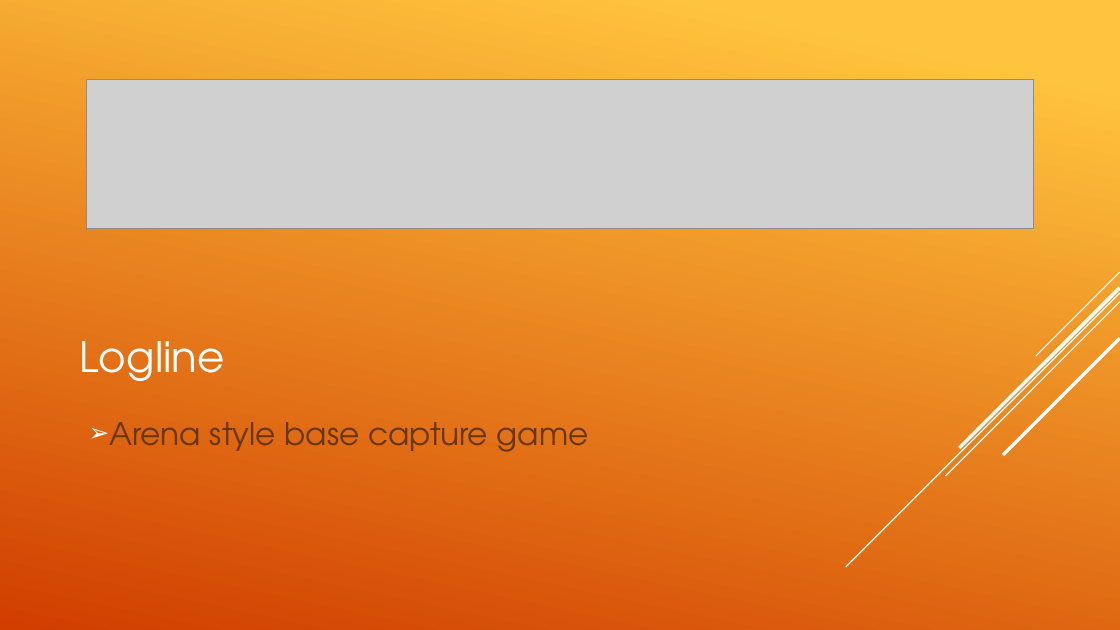
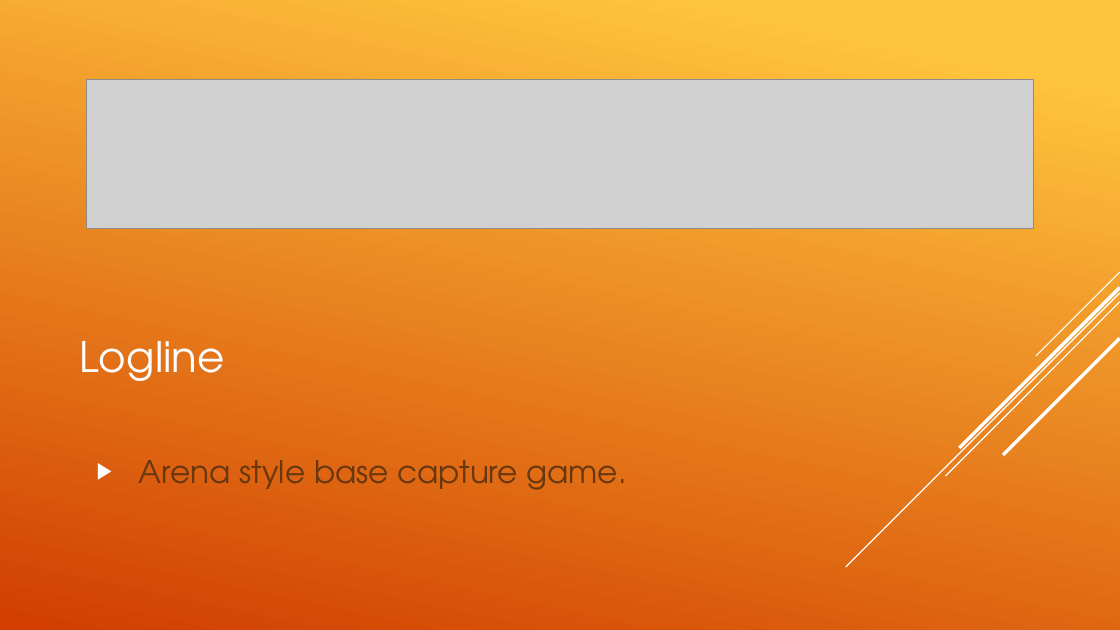
Before and after one commit to UoSGamesGroups/second-semester-s2-level-4-5-group-1, a slide deck: slide 2 of Presentations/Group 1- Presentation 3.pptx. Drawn at 1120x630 pixels with LibreOffice and Linux fonts; fonts in the diff are those of the drawing; grey boxes stand for pictures. Boxes give left, top, right and bottom in pixels: in the first picture for what was removed or moved away, otherwise in the second. Text is boxed around its words. In the diff, an @@ line names an element or a change of style, - is before the commit and + after.

```diff
--- a/Presentations/Group 1- Presentation 3.pptx
+++ b/Presentations/Group 1- Presentation 3.pptx
@@ text at (139, 460, 626, 490): text changed @@
-➢ Arena style base capture game
+▶ Arena style base capture game.
```
Also in this commit, not shown: 2 other slides changed, 2 slides added, 4 other files.
